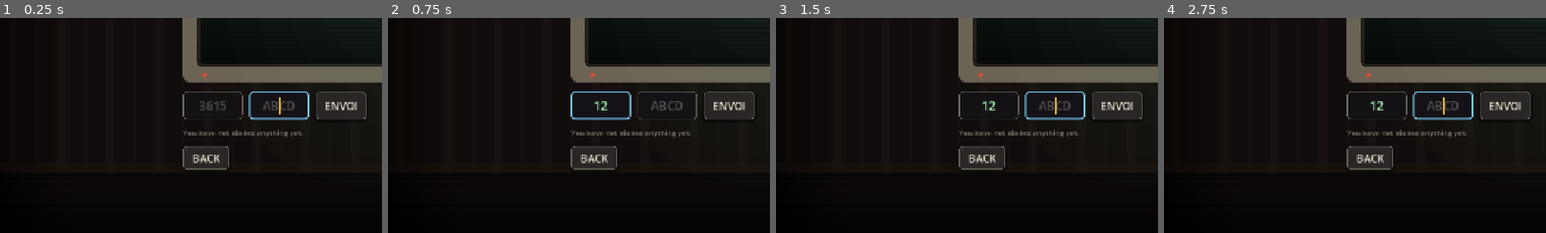
Above: before the commit, frames 1-4 (left to right).
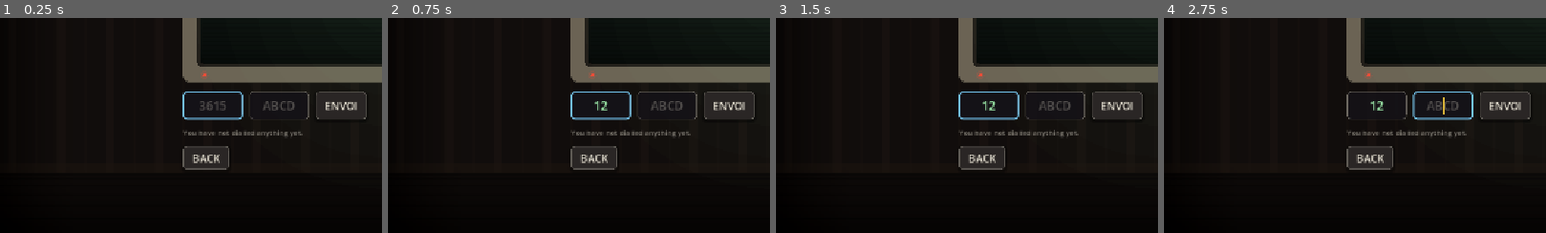
Above: after the commit, the same moments.

Repository: SwanFortune/fortune
Game: Godot game, scene res://scenes/MinitelScreen.tscn
The game is run twice, just before and just after one commit, with the same random seed, the same clock (stepped at 60 frames per second) and the same inputs. This scene is started directly instead of the project's main scene.
Inputs (mouse positions are % of the whole screen's width and height, from its top left):
- Up to frame 1 (0.25 s): no input
- Up to frame 2 (0.75 s): click (28, 70) at 0.52 s; type "12" at 0.6 s
- Up to frame 3 (1.5 s): click (37, 70) at 0.75 s; type "12" at 0.83 s; click "ENVOI" at 1.25 s
- Up to frame 4 (2.75 s): click (37, 70) at 2.02 s; type "12" at 2.1 s
The pictures show only the part of the screen within x 0-50%, y 50-100%; the shares and areas given below are measured in that part.

The runs differ from the first frame. In frame 1, 0.9% of the frame differs, in the area x 47-81%, y 34-48%; in frame 2, nothing differs; in frame 3, 0.9%; in frame 4, nothing differs.

Commit message:
The Minitel opens on the half of the gesture you type first
Went through the screens I had not looked at: how to play, credits, mods,
library, minitel. Three of the five are fine. Two things on the other two.

THE MINITEL OPENED ON THE WRONG FIELD. The gesture is "dial 3615, then four
letters", both halves typed, and Minitel.submit() refuses a wrong prefix with
its own line. Focus landed on the CODE field — so a player types four letters,
presses ENVOI, and is turned away over a field they were never put in front of.
It opens on the prefix now, and Enter there carries on to the code instead of
doing nothing, so the whole thing is one uninterrupted piece of typing.

The old comment said "the code field, not the first button: the player came
here to type", which was right about the button and wrong about which field.

AND THE LIBRARY SAID THE SAME TWO NUMBERS IN DIFFERENT WORDS. It printed
"cost 0 · restores 1" where the reward screen and the hand's tooltip say
"0 energy · restores 1". Same numbers, same player, two vocabularies. It goes
through UIKit.card_price() now, which is the function those other two already
share.

The focus is asserted in test_scenes -- both that it starts on the prefix and
that Enter moves on -- and verified red by pointing it back at the code field.

Full suite green.

Co-Authored-By: Claude Opus 5 <noreply@anthropic.com>
Claude-Session: https://claude.ai/code/session_01J6RRrwyn3hcGZTmEVan3Un

Diff:
--- a/godot/scenes/Library.gd
+++ b/godot/scenes/Library.gd
@@ -185,7 +185,9 @@
 		var name_line := "%s%s" % [UIKit.card_summary(c), "   ●" if edited else ""]
 		var lines := [
 			[name_line, 14, UIKit.GOLD if edited else el_c],
-			["%s · %s · cost %s · restores %s" % [_pool_label(pool), c.get("r", "?"), c.get("cost", 0), c.get("f", 0)], 11, UIKit.DIM],
+			# Through card_price(), so the Library says a card's two numbers in
+			# the same words the reward screen and the hand's tooltip do.
+			["%s · %s · %s" % [_pool_label(pool), c.get("r", "?"), UIKit.card_price(c)], 11, UIKit.DIM],
 			[UIKit.card_text(c), 11, UIKit.INK],
 		]
 		_list_box.add_child(UIKit.panel_button(lines, _select.bind(pool, c["n"]), true,
--- a/godot/scenes/MinitelScreen.gd
+++ b/godot/scenes/MinitelScreen.gd
@@ -91,8 +91,13 @@
 	actions.add_child(UIKit.button(I18n.t("BACK"), _back))
 	outer.add_child(actions)
 
-	# The code field, not the first button: the player came here to type.
-	if _code_field != null:
+	# The PREFIX field, not the code and not the first button. The player came
+	# here to type, and the gesture is "dial 3615, then four letters" — landing
+	# on the second half of it means typing a code and being refused for a
+	# prefix you were never put in front of.
+	if _prefix_field != null:
+		_prefix_field.call_deferred("grab_focus")
+	elif _code_field != null:
 		_code_field.call_deferred("grab_focus")
 	else:
 		UIKit.focus_first(self)
@@ -254,6 +259,12 @@
 	# Digits only, and no accidental letters in the tariff prefix: it is a
 	# number you dialled, not a word.
 	_prefix_field.text_changed.connect(func(t: String): _clean(_prefix_field, t, false))
+	# Enter on the prefix moves to the code rather than doing nothing, so the
+	# whole gesture is one uninterrupted piece of typing.
+	_prefix_field.text_submitted.connect(func(_t: String):
+		if _code_field != null:
+			_code_field.grab_focus()
+	)
 	row.add_child(_prefix_field)
 
 	_code_field = _field(Minitel.CODE_LENGTH, "ABCD")
--- a/godot/tests/test_scenes.gd
+++ b/godot/tests/test_scenes.gd
@@ -1595,6 +1595,20 @@
 	await process_frame
 	await process_frame
 
+	# TYPING STARTS AT THE PREFIX. The gesture is "dial 3615, then four
+	# letters", and both halves are typed — Minitel.submit() refuses a wrong
+	# prefix. Landing on the code field means a player types four letters,
+	# presses ENVOI, and is turned away over a field they were never shown.
+	var focused: Control = instance.get_viewport().gui_get_focus_owner()
+	if focused != instance._prefix_field:
+		printerr("FAIL: the minitel opens with focus on %s, not the 3615 field — the code is the second half of the gesture"
+			% ("nothing" if focused == null else str(focused)))
+	# And Enter on the prefix carries on to the code rather than doing nothing.
+	instance._prefix_field.text_submitted.emit("3615")
+	await process_frame
+	if instance.get_viewport().gui_get_focus_owner() != instance._code_field:
+		printerr("FAIL: Enter on the 3615 field does not move to the code — the gesture stalls half way")
+
 	instance._prefix_field.text = "3615"
 	instance._code_field.text = "oeil"
 	# I18n by get_node(), not by its global name: this script is compiled by
